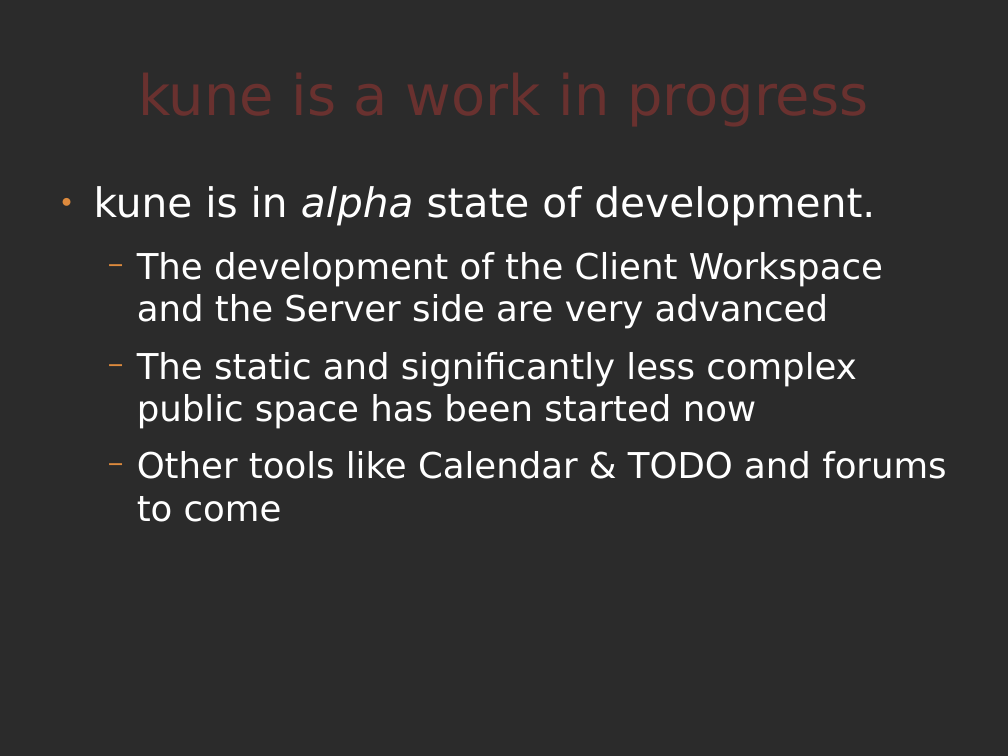
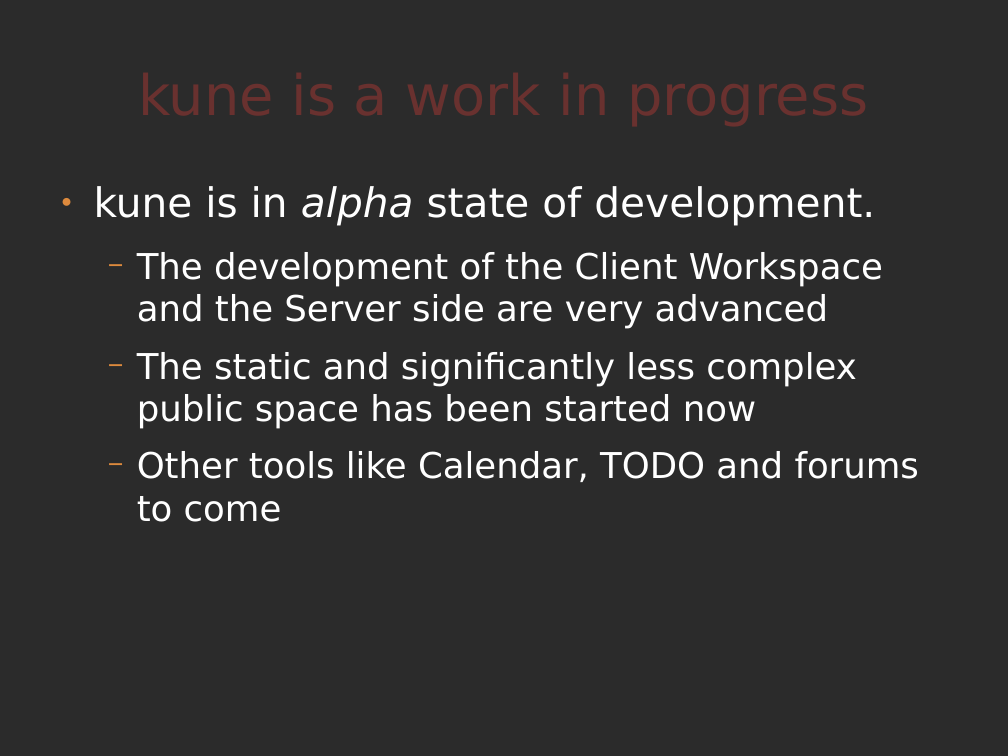
Before and after one commit to comunes/kune, a slide deck: slide 21 of doc/kune-dic-08.odp (slide 19 before the commit). Drawn at 1008x756 pixels with LibreOffice and Linux fonts; fonts in the diff are those of the drawing; background and template pictures are left out; a plain dark background stands for a picture behind light text. Boxes give left, top, right and bottom in pixels: in the first picture for what was removed or moved away, otherwise in the second. Text is boxed around its words. In the diff, an @@ line names an element or a change of style, - is before the commit and + after.

Commit message:
Kune presentation improved: added two slides and minor changes

```diff
--- a/doc/kune-dic-08.odp
+++ b/doc/kune-dic-08.odp
@@ text at box(137, 451, 919, 522): text changed @@
-  − Other tools like Calendar & TODO and forums to come
+  − Other tools like Calendar, TODO and forums to come
```
Also in this commit, not shown: 1 other slide changed, 2 slides added.
